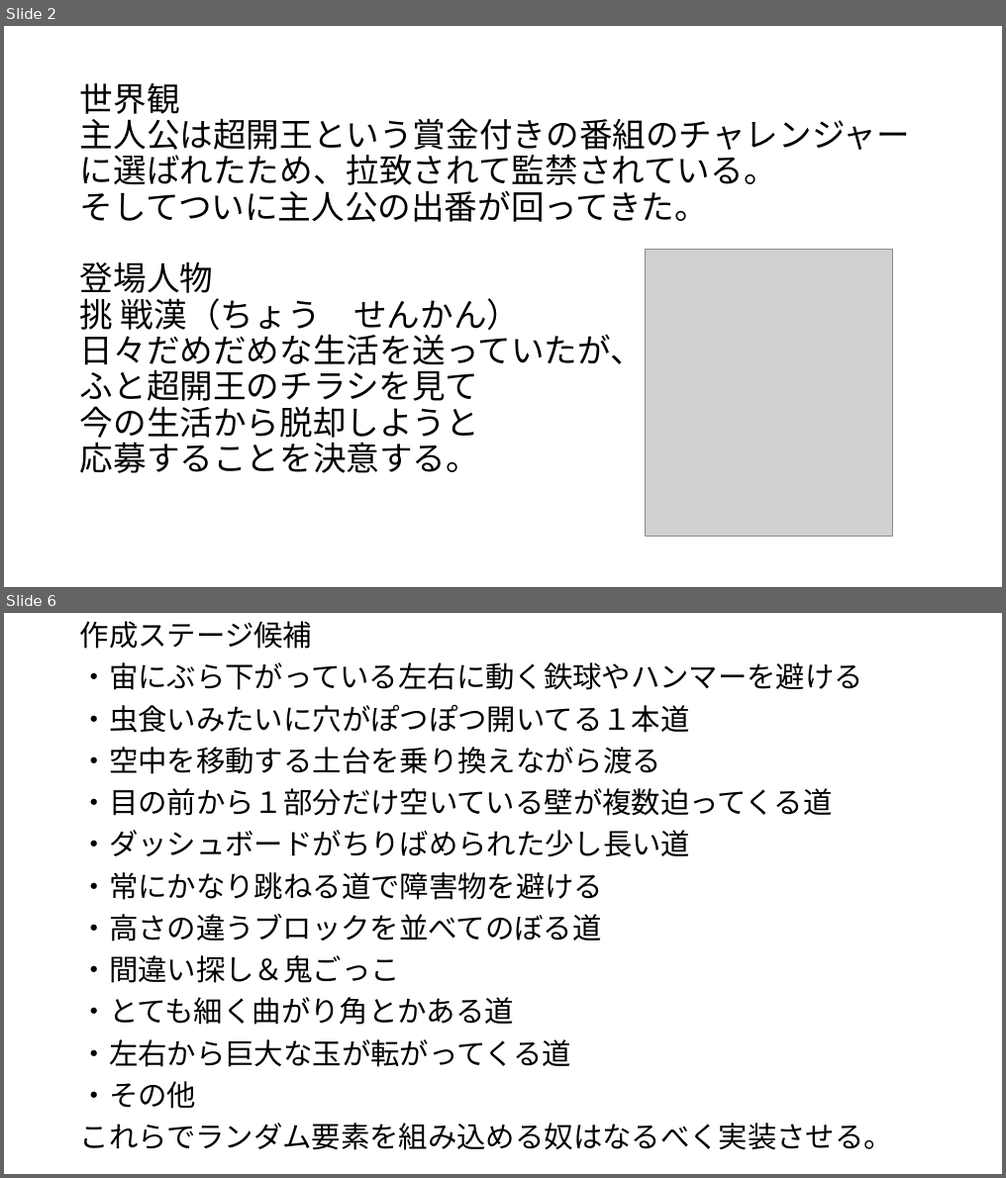
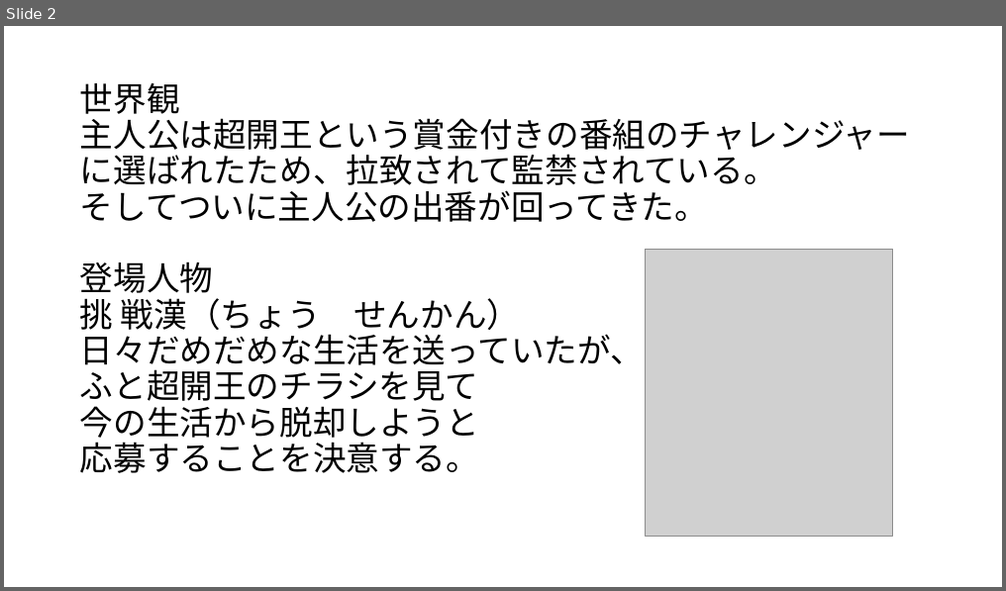
Before and after one commit to 2022Game/01Awamura, a slide deck: 3DLv2_2023_vs2019_Game/Plan/超開王企画書.pptx. Shown one above the other, each under a label of ours: slides 2 and 6 before the commit, slide 2 after it; the slides between them are not shown. The pictures are 1006x1178 and 1006x591 pixels, drawn with LibreOffice and Linux fonts; fonts in the diff are those of the drawing; grey boxes stand for pictures. Boxes give left, top, right and bottom in pixels: in the first picture for what was removed or moved away, otherwise in the second. Text is boxed around its words. In the diff, an @@ line names an element or a change of style, - is before the commit and + after.

```diff
--- a/3DLv2_2023_vs2019_Game/Plan/超開王企画書.pptx
+++ b/3DLv2_2023_vs2019_Game/Plan/超開王企画書.pptx
@@ slide 6 removed at box(4, 613, 1002, 1174), background #FFFFFF @@
@@ text removed at box(80, 621, 893, 1151) @@
-作成ステージ候補
-・宙にぶら下がっている左右に動く鉄球やハンマーを避ける
-・虫食いみたいに穴がぽつぽつ開いてる１本道
-・空中を移動する土台を乗り換えながら渡る
-・目の前から１部分だけ空いている壁が複数迫ってくる道
-・ダッシュボードがちりばめられた少し長い道
-・常にかなり跳ねる道で障害物を避ける
-・高さの違うブロックを並べてのぼる道
-・間違い探し＆鬼ごっこ
-・とても細く曲がり角とかある道
-・左右から巨大な玉が転がってくる道
-・その他
-これらでランダム要素を組み込める奴はなるべく実装させる。
```
Also in this commit, not shown: 2 slides changed, 2 slides added, 1 other slide removed, 58 other files.
